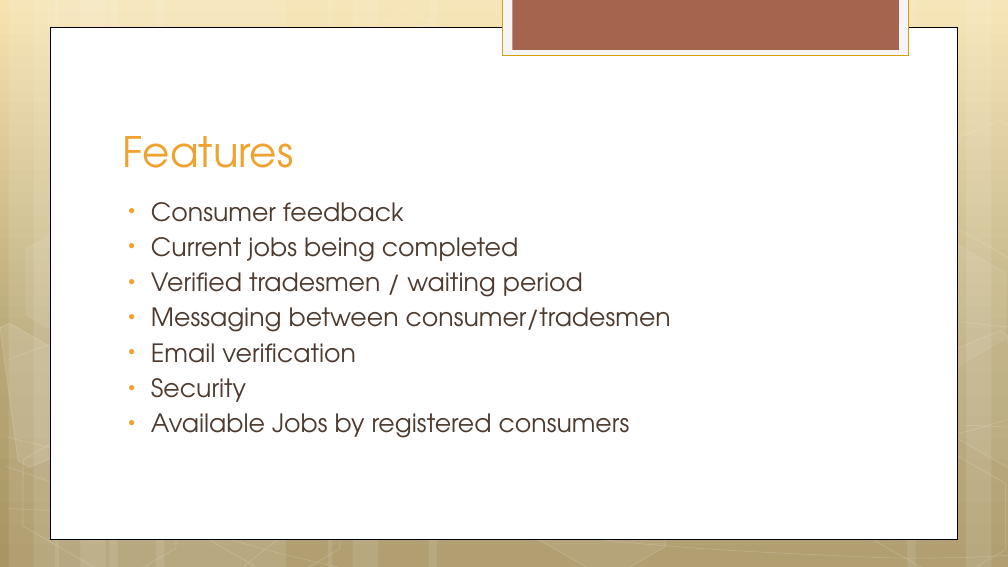
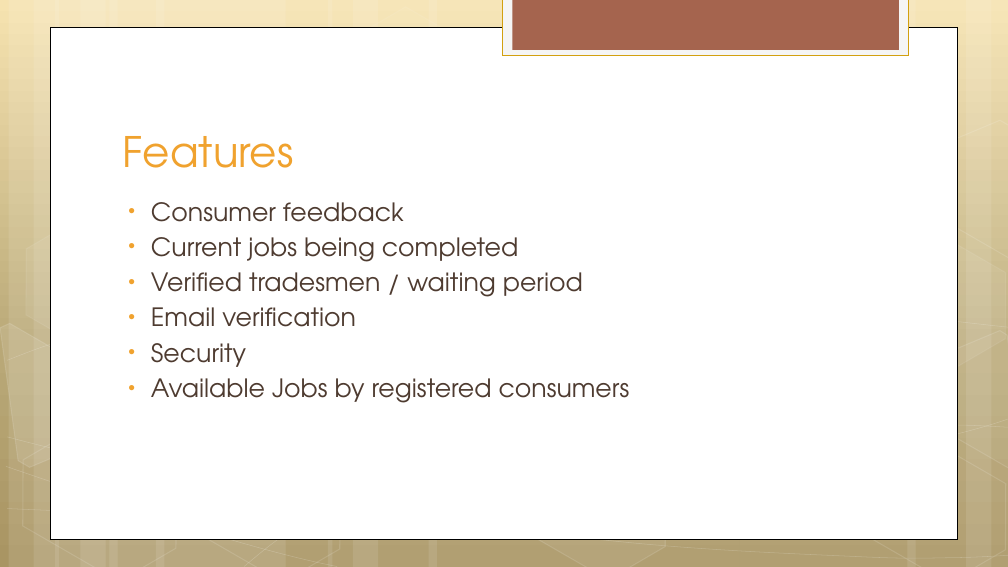
Before and after one commit to MehreenMalik/TradesmenDirectory, a slide deck: slide 3 of TradesmenDirectory.pptx. Drawn at 1008x567 pixels with LibreOffice and Linux fonts; fonts in the diff are those of the drawing. Boxes give left, top, right and bottom in pixels: in the first picture for what was removed or moved away, otherwise in the second. Text is boxed around its words. In the diff, an @@ line names an element or a change of style, - is before the commit and + after.

```diff
--- a/TradesmenDirectory.pptx
+++ b/TradesmenDirectory.pptx
@@ text at bbox=[151, 307, 671, 332]: paragraph removed @@
-• Messaging between consumer/tradesmen
```
Also in this commit, not shown: 4 slides added, 2 slides removed.
